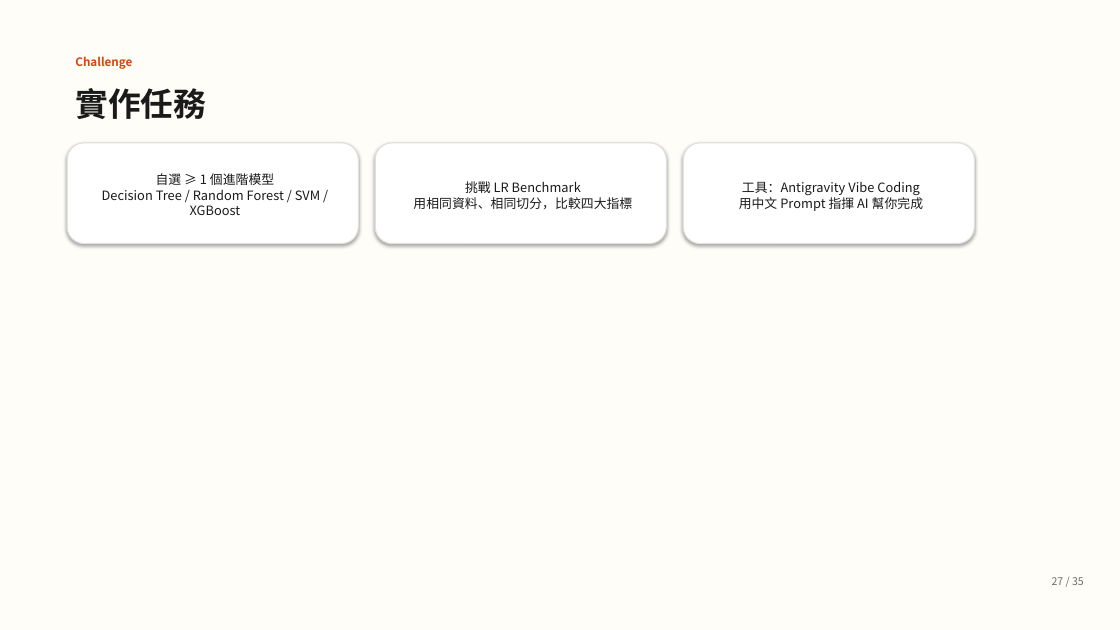
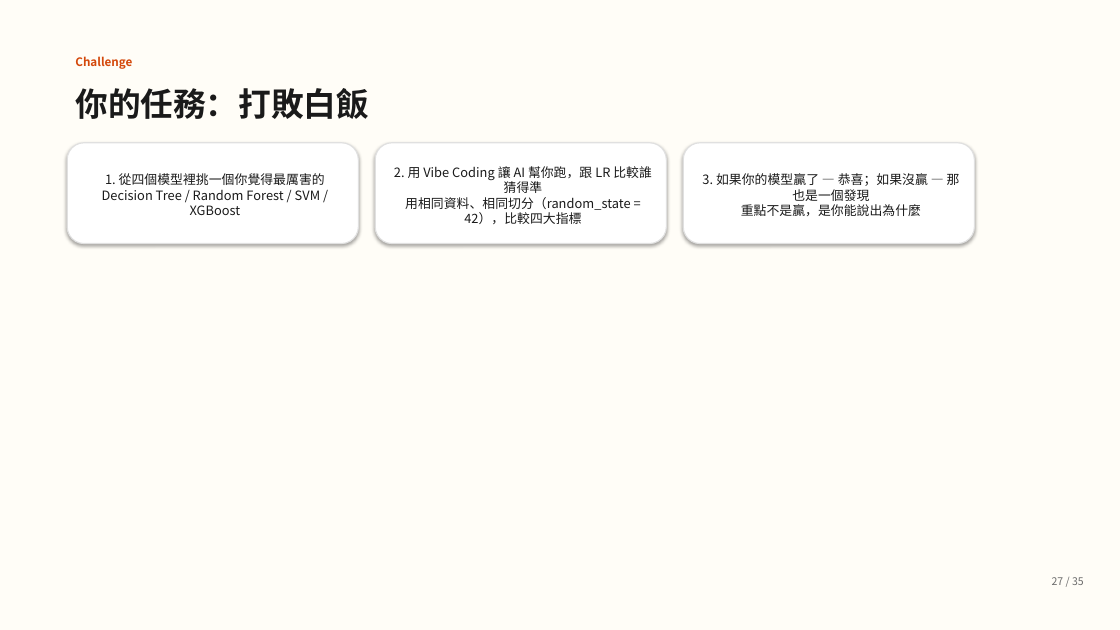
Before and after one commit to guanyuhoujeff/114-2-Data-Analysis-in-Casualty-Insurance-co-teaching, a slide deck: slide 28 of presentation_v2.pptx (slide 27 before the commit). Drawn at 1120x630 pixels with LibreOffice and Linux fonts; fonts in the diff are those of the drawing. Boxes give left, top, right and bottom in pixels: in the first picture for what was removed or moved away, otherwise in the second. Text is boxed around its words. In the diff, an @@ line names an element or a change of style, - is before the commit and + after.

```diff
--- a/presentation_v2.pptx
+++ b/presentation_v2.pptx
@@ text at [75,88,369,119]: text changed @@
-實作任務
+你的任務：打敗白飯
@@ text in rounded rectangle at [102,173,325,215]: text changed @@
-自選 ≥ 1 個進階模型
-Decision Tree / Random Forest / SVM / XGBoost
+1. 從四個模型裡挑一個你覺得最厲害的
+Decision Tree / Random Forest / SVM / XGBoost
@@ text in rounded rectangle at [394,166,652,224]: text changed @@
-挑戰 LR Benchmark
-用相同資料、相同切分，比較四大指標
+2. 用 Vibe Coding 讓 AI 幫你跑，跟 LR 比較誰猜得準
+用相同資料、相同切分（random_state = 42），比較四大指標
@@ text in rounded rectangle at [702,173,960,216]: text changed @@
-工具：Antigravity Vibe Coding
-用中文 Prompt 指揮 AI 幫你完成
+3. 如果你的模型贏了 — 恭喜；如果沒贏 — 那也是一個發現
+重點不是贏，是你能說出為什麼
```
Also in this commit, not shown: 15 other slides changed, 6 slides added, 6 slides removed, 4 other files.
